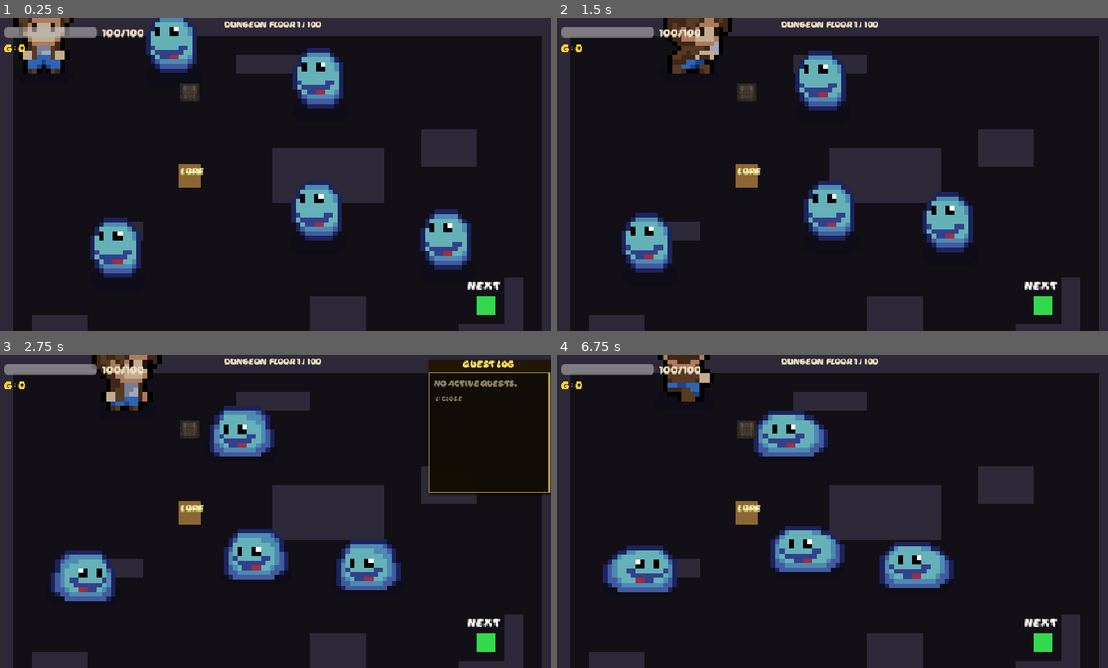
Above: before the commit, frames 1-4 (two rows, left to right).
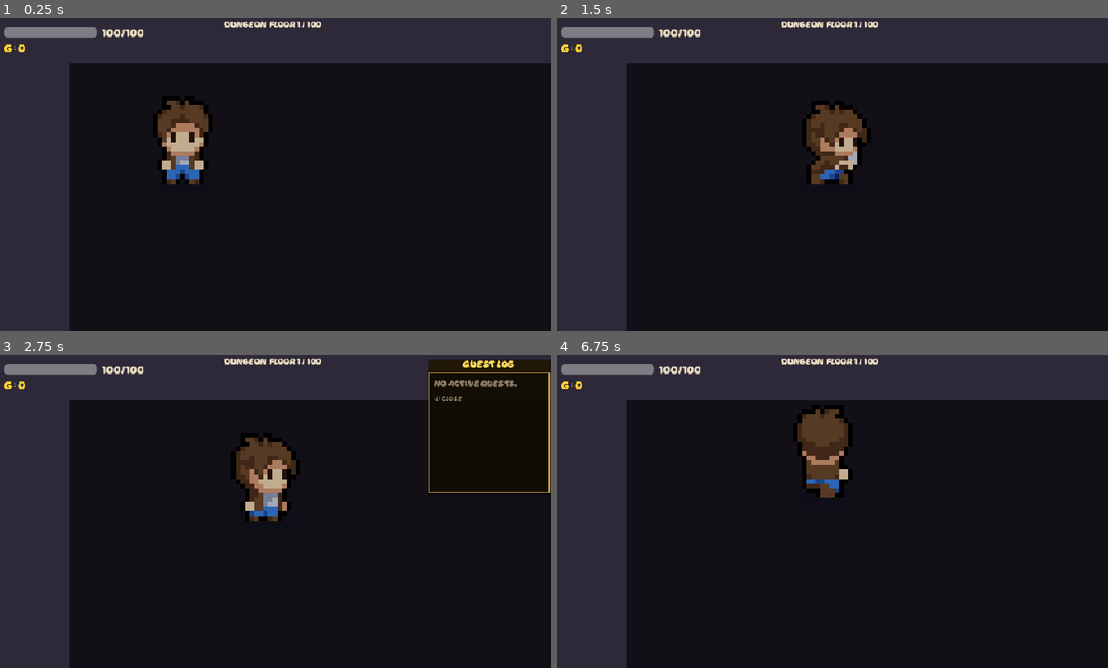
Above: after the commit, the same moments.

Repository: Puget-Sound-Skills-Center/godot-tenten-project
Game: Godot game, scene res://scenes/dungeon.tscn
The game is run twice, just before and just after one commit, with the same random seed, the same clock (stepped at 60 frames per second) and the same inputs. This scene is started directly instead of the project's main scene.
Inputs (mouse positions are in pixels of both pictures, inside the frame that each line leads up to):
- Up to frame 1 (0.25 s): no input
- Up to frame 2 (1.5 s): tap Enter at 0.5 s; move the mouse to (953, 158) at 0.52 s; hold D (move_right) 0.53-1.25 s; hold E (interact) 0.53-1.25 s; click (953, 158) at 0.67 s; drag from (716, 190) to (683, 36) at 1.27 s
- Up to frame 3 (2.75 s): move the mouse to (330, 442) at 2.02 s; hold D (move_right) from 2.03 s (still down); hold L (quest_log) from 2.03 s (still down)
- Up to frame 4 (6.75 s): release D (move_right) at 2.75 s; release L (quest_log) at 2.75 s; tap Space at 2.75, 4.25, 5.75 s; drag from (804, 574) to (639, 596) at 2.77 s; tap Enter at 3.5, 5 s; move the mouse to (997, 558) at 3.52 s; hold A (move_left) 3.53-4.25 s; click (997, 558) at 3.6 s; drag from (661, 464) to (639, 574) at 4.27 s; move the mouse to (860, 511) at 5.02 s; hold S (move_down) 5.03-5.75 s; hold E (interact) 5.03-5.75 s; click (860, 511) at 5.17 s; drag from (744, 433) to (810, 574) at 5.77 s; move the mouse to (953, 495) at 6.52 s; hold W (move_up) from 6.53 s (still down); hold L (quest_log) from 6.53 s (still down)

The runs differ from the first frame. In frame 1, 33% of the frame differs, in the area x 2-100%, y 0-100%; in frame 2, 33%; in frame 3, 31%; in frame 4, 34%.

Commit message:
feat(ui-scale): scale dungeon geometry 4x + blacksmith sprite
Match the dungeon to the 4x world: player.tscn/enemy.tscn bake scale=(4,4)
but the procedural dungeon built at TILE=16, so entities dwarfed the tiles.
Scaled geometry 4x (TILE 16->64, rooms, nav/clearance radii, pads, fetch
chest); scaled dungeon NPC + lore visuals 4x; gave blacksmith a chest_01
sprite (frame 3). Also restored the corrupted dungeon.tscn script UID +
format=4 from the prior WIP commit. Camera zoom stays 2x.

Verified live via Godot MCP: floor 1 generates, no errors, player proportional.

Co-Authored-By: Claude Opus 4.8 <noreply@anthropic.com>

Diff:
--- a/scenes/dungeon.tscn
+++ b/scenes/dungeon.tscn
@@ -1,6 +1,6 @@
-[gd_scene format=3 uid="uid://cn3vp82xh4ymg"]
+[gd_scene format=4 uid="uid://cn3vp82xh4ymg"]
 
-[ext_resource type="Script" uid="uid://djfk2mxqlp074" path="res://script/dungeon.gd" id="1_dgn00"]
+[ext_resource type="Script" uid="uid://djfk2mxqlpz74" path="res://script/dungeon.gd" id="1_dgn00"]
 
-[node name="dungeon" type="Node2D" unique_id=340462560]
+[node name="dungeon" type="Node2D"]
 script = ExtResource("1_dgn00")
--- a/script/blacksmith_npc.gd
+++ b/script/blacksmith_npc.gd
@@ -13,11 +13,13 @@
 	_build_interaction_area()
 
 func _build_visual() -> void:
-	var placeholder := ColorRect.new()
-	placeholder.color = Color(0.5, 0.35, 0.15, 1.0)  # dark amber — distinct from chest brown
-	placeholder.size = Vector2(64, 64)
-	placeholder.position = Vector2(-32, -64)
-	add_child(placeholder)
+	var sprite := Sprite2D.new()
+	sprite.texture = load("res://art/objects/chest_01.png")
+	sprite.hframes = 4
+	sprite.frame = 3  # distinct frame from elder (0) and shop (2)
+	sprite.scale = Vector2(4, 4)
+	sprite.position = Vector2(0, -32)
+	add_child(sprite)
 
 	var name_lbl := Label.new()
 	name_lbl.text = "SMITH"
--- a/script/dungeon.gd
+++ b/script/dungeon.gd
@@ -2,9 +2,11 @@
 
 const UITheme = preload("res://script/ui_theme.gd")
 
-const TILE := 16
-const ROOM_W_BASE := 480
-const ROOM_H_BASE := 320
+# World geometry is scaled 4x to match the 4x-scaled player/enemy scenes
+# (player.tscn and enemy.tscn both bake scale = Vector2(4, 4)).
+const TILE := 64
+const ROOM_W_BASE := 1920
+const ROOM_H_BASE := 1280
 const PLAYER_SCENE := "res://scenes/player.tscn"
 const ENEMY_SCENE := "res://scenes/enemy.tscn"
 const ENEMY_SCRIPT_BASE   := "res://script/enemy_base.gd"
@@ -88,8 +90,8 @@
 	_theme = _get_dungeon_theme(floor_no)
 	global.current_scene = "dungeon"
 
-	room_w = ROOM_W_BASE + floor_no * 8
-	room_h = ROOM_H_BASE + floor_no * 8
+	room_w = ROOM_W_BASE + floor_no * 32
+	room_h = ROOM_H_BASE + floor_no * 32
 
 	_build_floor_background()
 	_build_outer_walls()
@@ -193,7 +195,7 @@
 		]))
 
 	var nav_poly := NavigationPolygon.new()
-	nav_poly.agent_radius = 10.0
+	nav_poly.agent_radius = 40.0
 	NavigationServer2D.bake_from_source_geometry_data(nav_poly, geo)
 
 	var nav_region := NavigationRegion2D.new()
@@ -263,7 +265,7 @@
 		_make_wall(r)
 	return rects
 
-func _is_position_clear(pos: Vector2, obstacles: Array, radius: int = 8) -> bool:
+func _is_position_clear(pos: Vector2, obstacles: Array, radius: int = 32) -> bool:
 	var pad := Rect2(pos - Vector2(radius, radius), Vector2(radius * 2, radius * 2))
 	if pad.position.x < TILE or pad.position.y < TILE:
 		return false
@@ -279,7 +281,7 @@
 func _spawn_player() -> void:
 	var packed: PackedScene = load(PLAYER_SCENE)
 	player_node = packed.instantiate()
-	player_node.position = Vector2(2 * TILE + 8, 2 * TILE + 8)
+	player_node.position = Vector2(2 * TILE + TILE / 2, 2 * TILE + TILE / 2)
 	add_child(player_node)
 	var cam := Camera2D.new()
 	cam.zoom = Vector2(2, 2)
@@ -303,7 +305,7 @@
 		var x := rng.randi_range(3, room_w / TILE - 3) * TILE
 		var y := rng.randi_range(3, room_h / TILE - 3) * TILE
 		var pos := Vector2(x, y)
-		if not _is_position_clear(pos, obstacles, 14):
+		if not _is_position_clear(pos, obstacles, 56):
 			continue
 		var enemy: Node2D = packed.instantiate()
 		enemy.set_script(load(_pick_enemy_script(floor_no)))
@@ -326,7 +328,7 @@
 		var x := rng.randi_range(3, room_w / TILE - 3) * TILE
 		var y := rng.randi_range(3, room_h / TILE - 3) * TILE
 		var pos := Vector2(x, y)
-		if not _is_position_clear(pos, obstacles, 14):
+		if not _is_position_clear(pos, obstacles, 56):
 			continue
 		var enemy: Node2D = packed.instantiate()
 		var script_path: String = [ENEMY_SCRIPT_TANK, ENEMY_SCRIPT_RANGED].pick_random()
@@ -357,7 +359,7 @@
 	var pos := _pick_save_position(obstacles)
 	if pos == Vector2.ZERO:
 		return
-	obstacles.append(Rect2(pos - Vector2(16, 16), Vector2(32, 32)))
+	obstacles.append(Rect2(pos - Vector2(64, 64), Vector2(128, 128)))
 	var npc: Node2D = load("res://script/dungeon_dialogue_npc.gd").new()
 	npc.position = pos
 	add_child(npc)
@@ -368,7 +370,7 @@
 	var pos := _pick_save_position(obstacles)
 	if pos == Vector2.ZERO:
 		return
-	obstacles.append(Rect2(pos - Vector2(16, 16), Vector2(32, 32)))
+	obstacles.append(Rect2(pos - Vector2(64, 64), Vector2(128, 128)))
 	var lore: Node2D = load("res://script/lore_object.gd").new()
 	lore.lore_id = _pick_lore_node(floor_no)
 	lore.position = pos
@@ -437,9 +439,9 @@
 		var x := rng.randi_range(min_tx, max_tx) * TILE + TILE / 2
 		var y := rng.randi_range(min_ty, max_ty) * TILE + TILE / 2
 		var p := Vector2(x, y)
-		if not _is_position_clear(p, obstacles, 10):
+		if not _is_position_clear(p, obstacles, 40):
 			continue
-		var pad := Rect2(p - Vector2(10, 10), Vector2(20, 20))
+		var pad := Rect2(p - Vector2(40, 40), Vector2(80, 80))
 		if pad.intersects(_exit_zone()):
 			continue
 		return p
@@ -518,7 +520,7 @@
 		var p := Vector2(x, y)
 		# Radius 24 ensures a full tile of clearance from every wall so the
 		# player body can physically reach the exit Area2D trigger zone.
-		if _is_position_clear(p, obstacles, 24):
+		if _is_position_clear(p, obstacles, 96):
 			return p
 	return ez.position + ez.size / 2.0
 
@@ -617,7 +619,7 @@
 		var x := rng.randi_range(min_tx, max_tx) * TILE + TILE / 2
 		var y := rng.randi_range(min_ty, max_ty) * TILE + TILE / 2
 		var p := Vector2(x, y)
-		if _is_position_clear(p, obstacles, 10):
+		if _is_position_clear(p, obstacles, 40):
 			return p
 	return Vector2.ZERO  # sentinel: no valid position found
 
@@ -716,7 +718,7 @@
 		var x := rng.randi_range(4, maxi(4, room_w / TILE - 4)) * TILE + TILE / 2
 		var y := rng.randi_range(4, maxi(4, room_h / TILE - 4)) * TILE + TILE / 2
 		var p := Vector2(x, y)
-		if not _is_position_clear(p, obstacles, 10):
+		if not _is_position_clear(p, obstacles, 40):
 			continue
 		if p.distance_to(exit_pos) < min_tile_dist:
 			continue
@@ -1033,19 +1035,19 @@
 	chest.position = pos
 	var shape_node := CollisionShape2D.new()
 	var circle := CircleShape2D.new()
-	circle.radius = 12.0
+	circle.radius = 48.0
 	shape_node.shape = circle
 	chest.add_child(shape_node)
 	var visual := ColorRect.new()
 	visual.color = Color(0.55, 0.40, 0.10, 1.0)
-	visual.size = Vector2(24, 24)
-	visual.position = Vector2(-12, -12)
+	visual.size = Vector2(96, 96)
+	visual.position = Vector2(-48, -48)
 	chest.add_child(visual)
 	var lbl := Label.new()
 	lbl.text = "[E] Open"
 	lbl.add_theme_font_size_override("font_size", 8)
 	lbl.add_theme_color_override("font_color", Color(1.0, 1.0, 1.0, 1.0))
-	lbl.position = Vector2(-12, -24)
+	lbl.position = Vector2(-48, -96)
 	lbl.visible = false
 	chest.add_child(lbl)
 	chest.set_meta("item_id", item_id)
@@ -1054,7 +1056,7 @@
 	chest.body_entered.connect(_on_fetch_chest_body_entered.bind(chest))
 	chest.body_exited.connect(_on_fetch_chest_body_exited.bind(chest))
 	add_child(chest)
-	obstacles.append(Rect2(pos - Vector2(12, 12), Vector2(24, 24)))
+	obstacles.append(Rect2(pos - Vector2(48, 48), Vector2(96, 96)))
 
 func _on_fetch_chest_body_entered(body: Node2D, chest: Area2D) -> void:
 	if not body.has_method("player"):
--- a/script/dungeon_dialogue_npc.gd
+++ b/script/dungeon_dialogue_npc.gd
@@ -13,12 +13,13 @@
 	sprite.texture = load("res://art/objects/chest_02.png")
 	sprite.hframes = 4
 	sprite.frame = 0
-	sprite.position = Vector2(0, -8)
+	sprite.scale = Vector2(4, 4)
+	sprite.position = Vector2(0, -32)
 	add_child(sprite)
 
 	_prompt_label = Label.new()
 	_prompt_label.text = "E: Talk"
-	_prompt_label.position = Vector2(-12, -22)
+	_prompt_label.position = Vector2(-12, -76)
 	_prompt_label.add_theme_font_size_override("font_size", 6)
 	_prompt_label.add_theme_color_override("font_color", Color.WHITE)
 	_prompt_label.visible = false
@@ -28,7 +29,7 @@
 	var area = Area2D.new()
 	var shape_node = CollisionShape2D.new()
 	var circle = CircleShape2D.new()
-	circle.radius = 20.0
+	circle.radius = 36.0
 	shape_node.shape = circle
 	area.add_child(shape_node)
 	area.body_entered.connect(_on_body_entered)
--- a/script/lore_object.gd
+++ b/script/lore_object.gd
@@ -12,13 +12,13 @@
 func _build_visual() -> void:
 	var visual := ColorRect.new()
 	visual.color = Color(0.55, 0.40, 0.20)
-	visual.size = Vector2(20, 20)
-	visual.position = Vector2(-10, -10)
+	visual.size = Vector2(64, 64)
+	visual.position = Vector2(-32, -32)
 	add_child(visual)
 
 	_prompt_label = Label.new()
 	_prompt_label.text = "[E] Inspect"
-	_prompt_label.position = Vector2(-16, -26)
+	_prompt_label.position = Vector2(-16, -52)
 	_prompt_label.add_theme_font_size_override("font_size", 7)
 	_prompt_label.add_theme_color_override("font_color", Color.WHITE)
 	_prompt_label.visible = false
@@ -26,7 +26,7 @@
 
 	var name_lbl := Label.new()
 	name_lbl.text = "LORE"
-	name_lbl.position = Vector2(-8, -8)
+	name_lbl.position = Vector2(-8, -44)
 	name_lbl.add_theme_font_size_override("font_size", 5)
 	name_lbl.add_theme_color_override("font_color", Color(1.0, 1.0, 0.7))
 	add_child(name_lbl)
@@ -35,7 +35,7 @@
 	var area := Area2D.new()
 	var shape_node := CollisionShape2D.new()
 	var circle := CircleShape2D.new()
-	circle.radius = 20.0
+	circle.radius = 36.0
 	shape_node.shape = circle
 	area.add_child(shape_node)
 	area.body_entered.connect(_on_body_entered)
Not shown, changed: .planning/quick/260529-utn-ui-scale-finish-camera-zoom-limits-hud-d/260529-utn-SUMMARY.md
